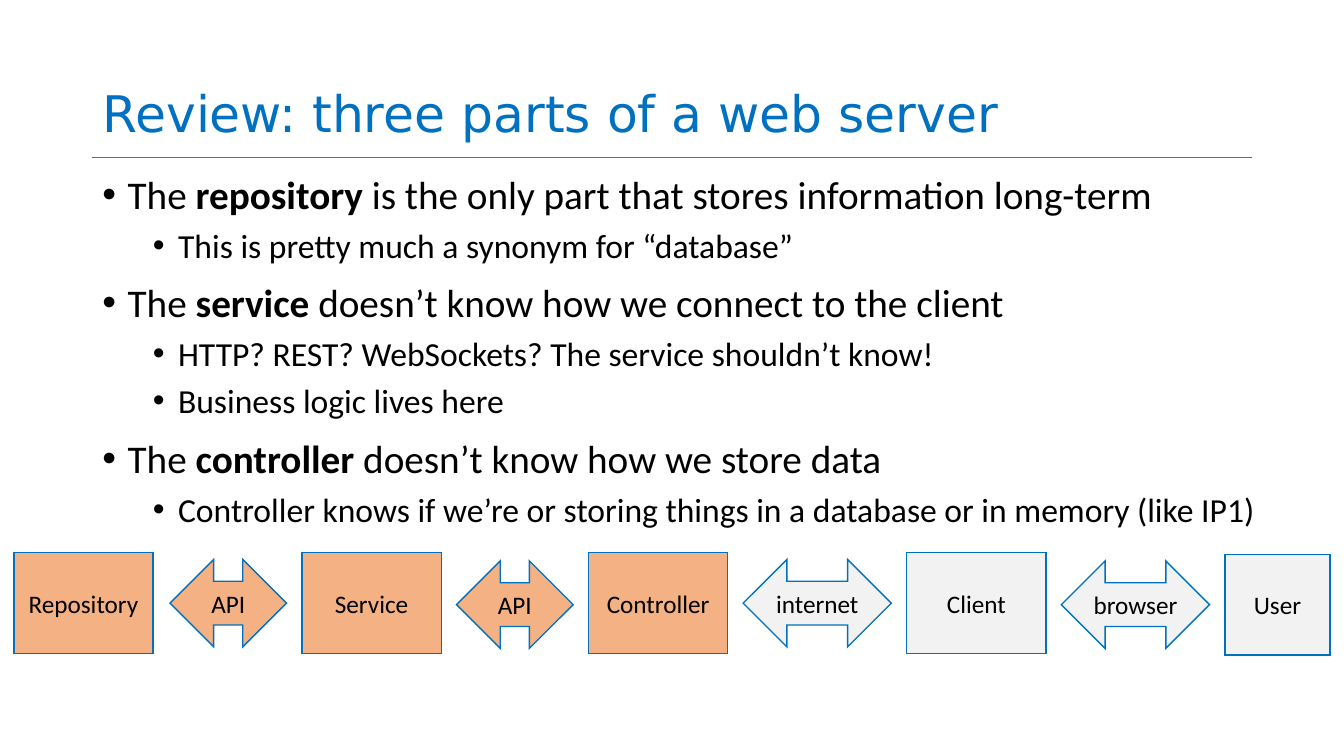
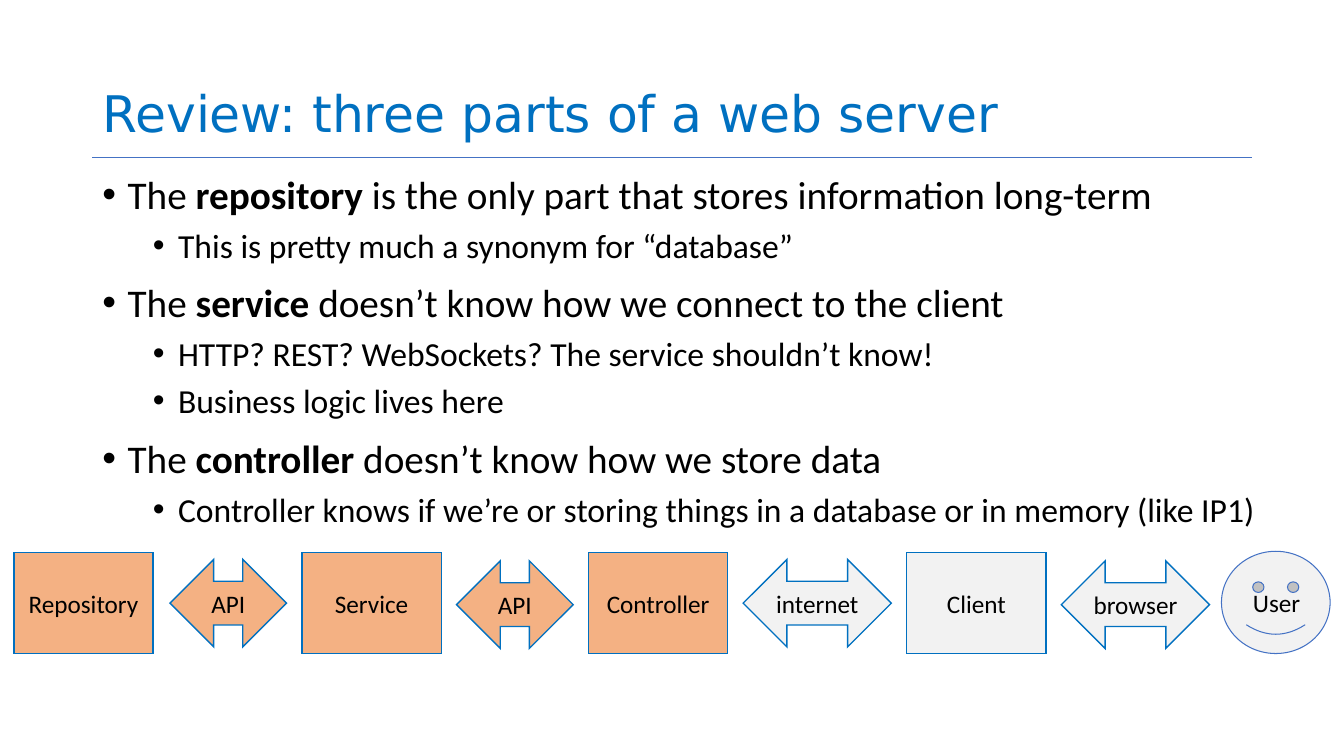
Before and after one commit to neu-se/CS4530-Spring-2026, a slide deck: slide 22 of Slides/Module 04 Web Applications.pptx. Drawn at 1344x756 pixels with LibreOffice and Linux fonts; fonts in the diff are those of the drawing. Boxes give left, top, right and bottom in pixels: in the first picture for what was removed or moved away, otherwise in the second. Text is boxed around its words. In the diff, an @@ line names an element or a change of style, - is before the commit and + after.

```diff
--- a/Slides/Module 04 Web Applications.pptx
+++ b/Slides/Module 04 Web Applications.pptx
@@ smiley face "User" at <box>1222,552,1331,653</box>: alignment centre to left; rectangle to smiley face; outline #0070C0 1 pt to #4472C4 0.75 pt @@
```
Also in this commit, not shown: 7 other slides changed, 1 other file.
